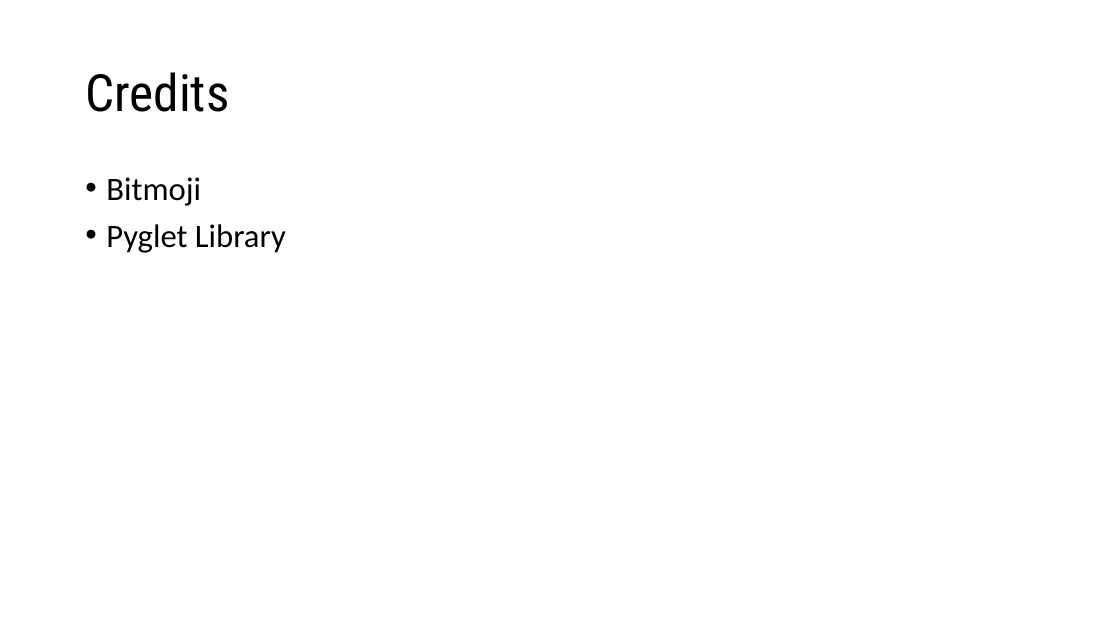
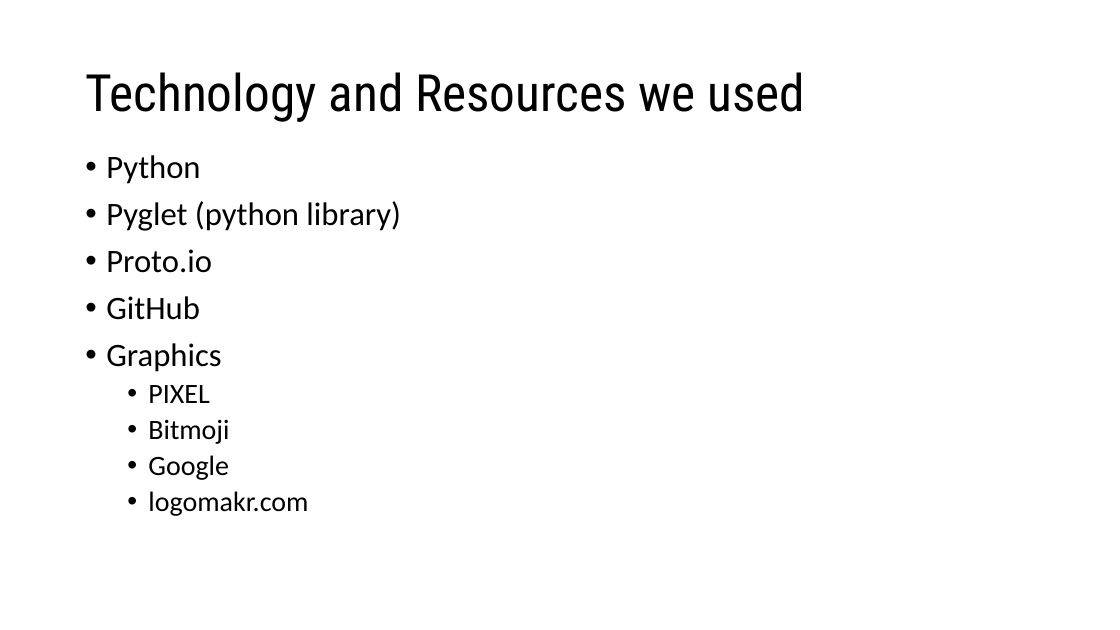
Before and after one commit to dashn98/SheInnovates19, a slide deck: slide 5 of SheInnovates19 Presentation.pptx (slide 6 before the commit). Drawn at 1120x630 pixels with LibreOffice and Linux fonts; fonts in the diff are those of the drawing; background and template pictures are left out. Boxes give left, top, right and bottom in pixels: in the first picture for what was removed or moved away, otherwise in the second. Text is boxed around its words. In the diff, an @@ line names an element or a change of style, - is before the commit and + after.

```diff
--- a/SheInnovates19 Presentation.pptx
+++ b/SheInnovates19 Presentation.pptx
@@ title at bbox=[85, 72, 806, 122]: text changed @@
-Credits
+Technology and Resources we used
@@ text "Python": place and size @@
-text "Python" at bbox=[106, 177, 286, 253]
+text "Python" at bbox=[106, 155, 401, 516]
@@ text at bbox=[106, 155, 401, 403]: paragraphs added @@
+• Python
+• Pyglet (python library)
+• Proto.io
+• GitHub
+• Graphics
+  • PIXEL
@@ text at bbox=[148, 419, 229, 444]: size 28 to 24 pt in "Bitmoji"; list level 1 to 2 in "Bitmoji" @@
@@ text at bbox=[148, 455, 308, 516]: text changed; size 28 to 24 pt @@
-• Pyglet Library
+  • Google
+  • logomakr.com
```
Also in this commit, not shown: 1 other slide changed, 1 other file.
